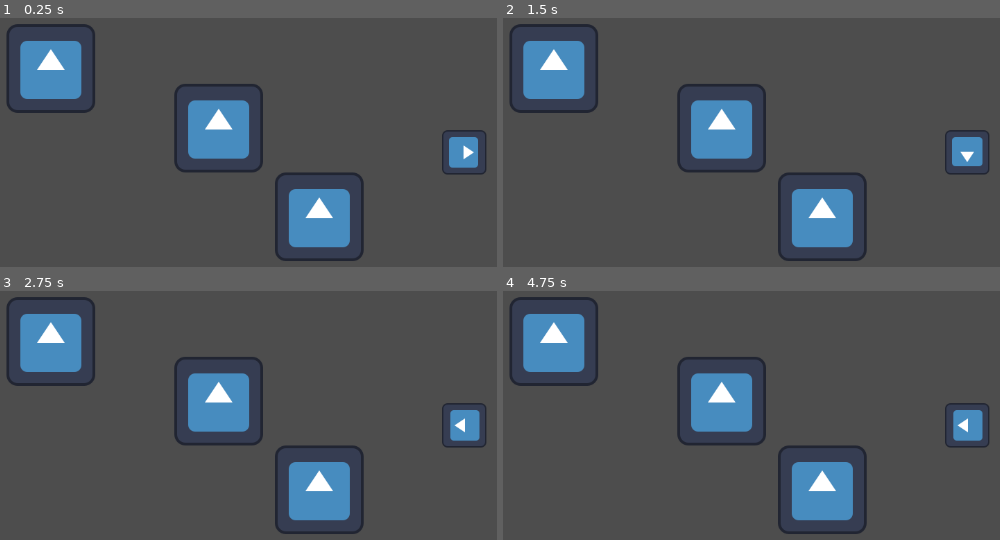
Above: before the commit, frames 1-4 (two rows, left to right).
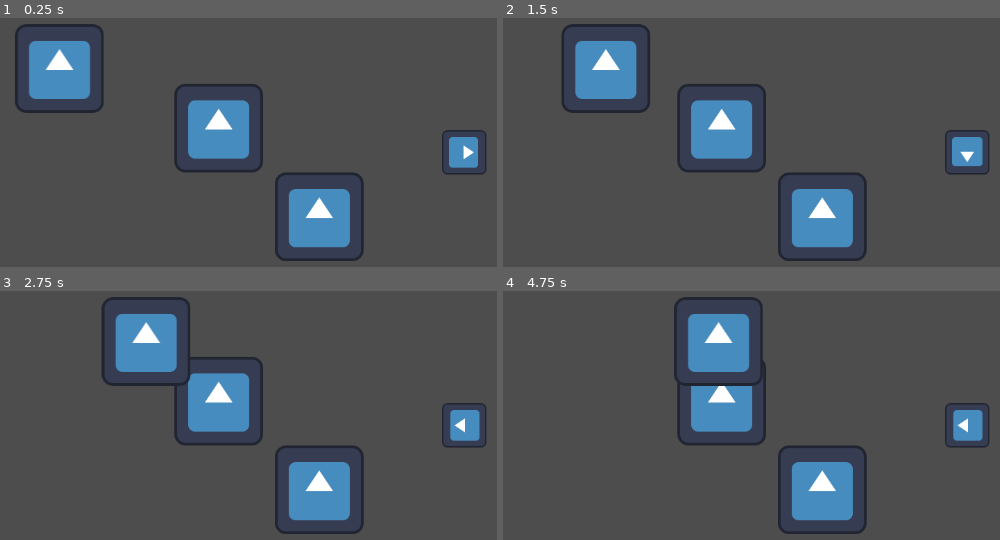
Above: after the commit, the same moments.

Repository: sanchezg7/godotIntro
Game: Godot game, scene res://main.tscn
Same seed, same stepped clock (60 frames per second), same inputs: the game is played once before the commit and once after it. The engine's default icon, where the game draws it, is replaced by a stand-in: a white triangle on a blue panel in a dark square.
Inputs:
- Up to frame 1 (0.25 s): no input
- Up to frame 2 (1.5 s): tap Enter (ui_accept) at 0.5, 0.77 s
- Up to frame 3 (2.75 s): tap Enter (ui_accept) at 1.52 s
- Up to frame 4 (4.75 s): tap Enter (ui_accept) at 3.02, 3.77, 4.52 s

The runs differ from the first frame. In frame 1, 2.0% of the frame differs, in the area x 1-21%, y 2-39%; in frame 2, 6.0%; in frame 3, 7.4%; in frame 4, 7.9%, in the area x 1-53%, y 2-39%.

Commit message:
make icon scroll

Diff:
--- a/main.gd
+++ b/main.gd
@@ -20,6 +20,8 @@
 func _process(delta):
 	if Input.is_action_just_pressed("ui_accept") == true:
 		reduce_lives()
+
+	icon_2.position.x += delta * 50.0
 	pass
 
 func reduce_lives() -> void:
